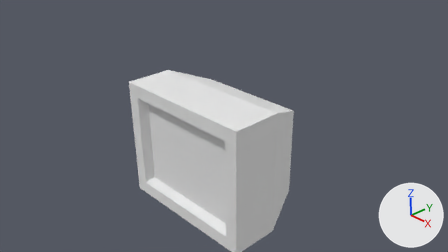
Before and after pictures for a commit that changed the Blender file tv.blend.
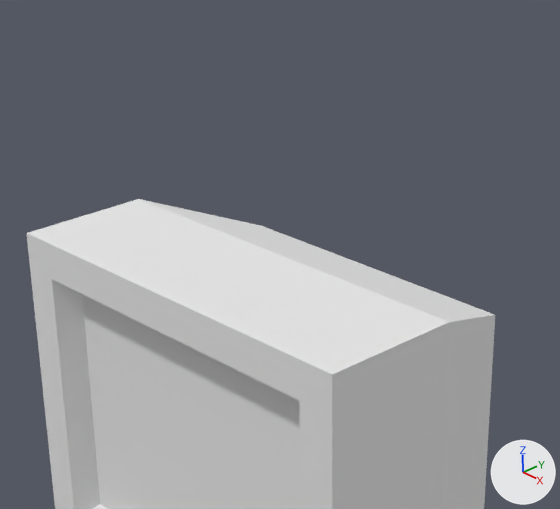
Each version appears first from the file's camera 'Camera', and next in a close-up on the part from 27% to 71% of the width and 0% to 71% of the height. Every picture has the same lights, and +X, +Y and +Z are marked at lower right.
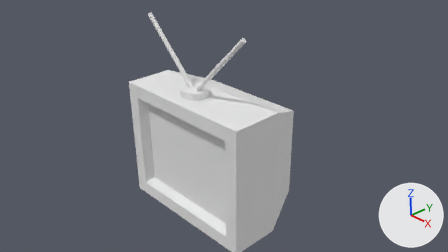
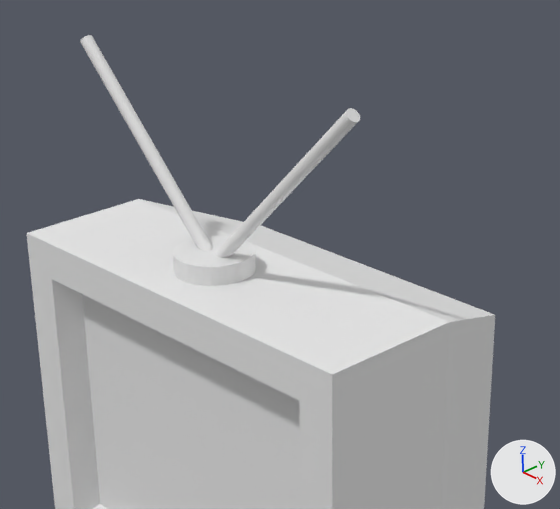
The newer file is also turned or shifted as a whole; pictures and numbers use the older file's frame.

Where the change shows, as pixel boxes (x1, y1, x2, y2) in the close-ups (560 x 509 px):
'Cylinder.002', added
    after: (80, 35, 213, 251)
'Cylinder', added
    after: (173, 236, 256, 286)
'Cylinder.001', added
    after: (215, 108, 360, 258)

The change, as a diff of the scene's bpy script:
```diff
--- a/tv.blend.py
+++ b/tv.blend.py
@@ me_cylinder @@
+me_cylinder.from_pydata(...)  # a 32-sided cylinder along z spanning x -1.0..1.0, y -1.0..1.0, z -1.0..1.0
@@ ob_cylinder @@
+ob_cylinder = bpy.data.objects.new('Cylinder', me_cylinder)
+ob_cylinder.location = (0.2, -0.531, 1.446)
+ob_cylinder.scale = (0.3, 0.3, 0.1)
@@ ob_cylinder_001 @@
+ob_cylinder_001 = bpy.data.objects.new('Cylinder.001', me_cylinder.copy())
+ob_cylinder_001.location = (0.9, -0.531, 2.146)
+ob_cylinder_001.rotation_euler = (0.0, 0.785, 0.0)  # degrees (0, 45, 0)
+ob_cylinder_001.scale = (0.05, 0.05, 1.0)
@@ ob_cylinder_002 @@
+ob_cylinder_002 = bpy.data.objects.new('Cylinder.002', me_cylinder.copy())
+ob_cylinder_002.location = (-0.5, -0.531, 2.146)
+ob_cylinder_002.rotation_euler = (0.0, -0.785, 0.0)  # degrees (0, -45, 0)
+ob_cylinder_002.scale = (0.05, 0.05, 1.0)
```
